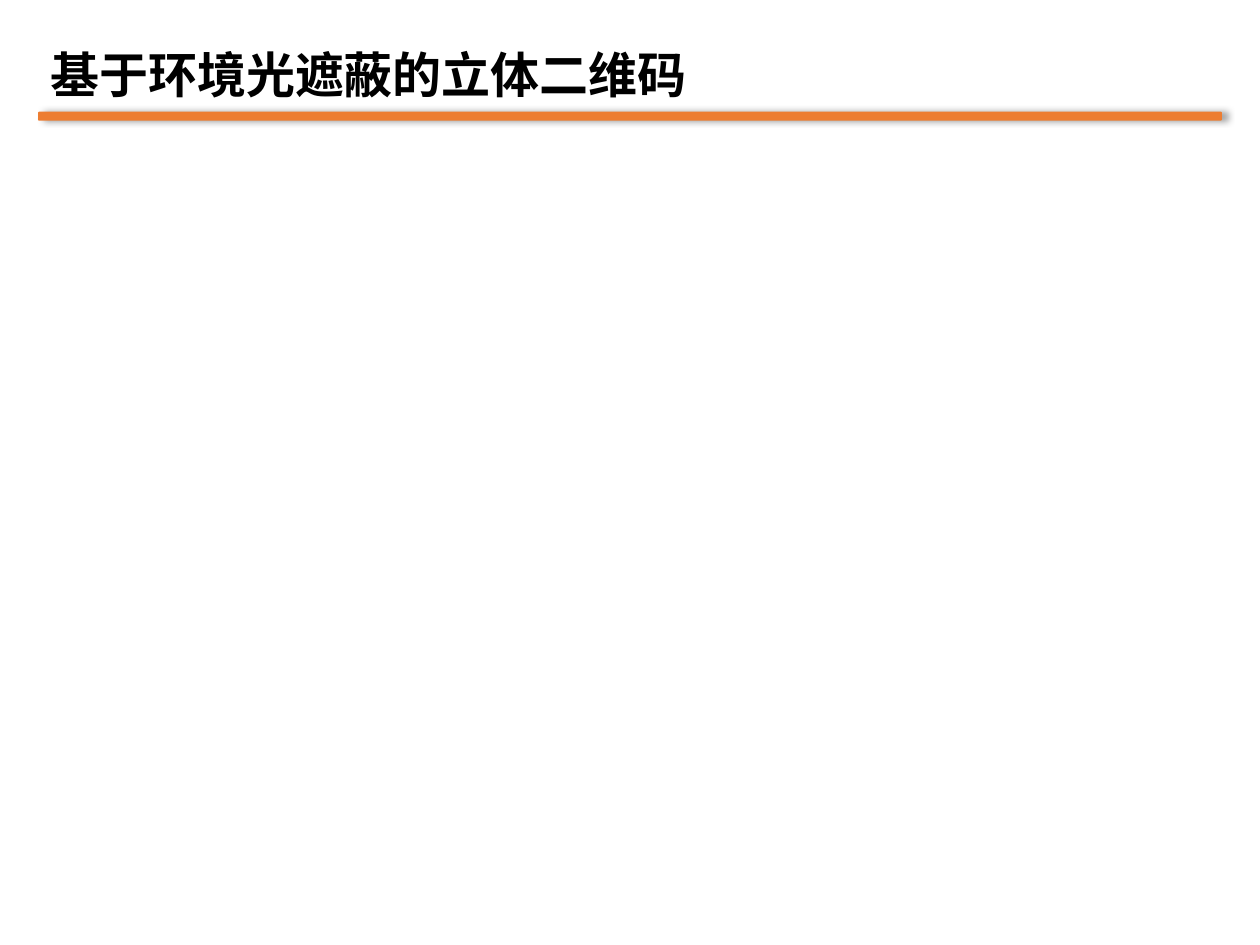
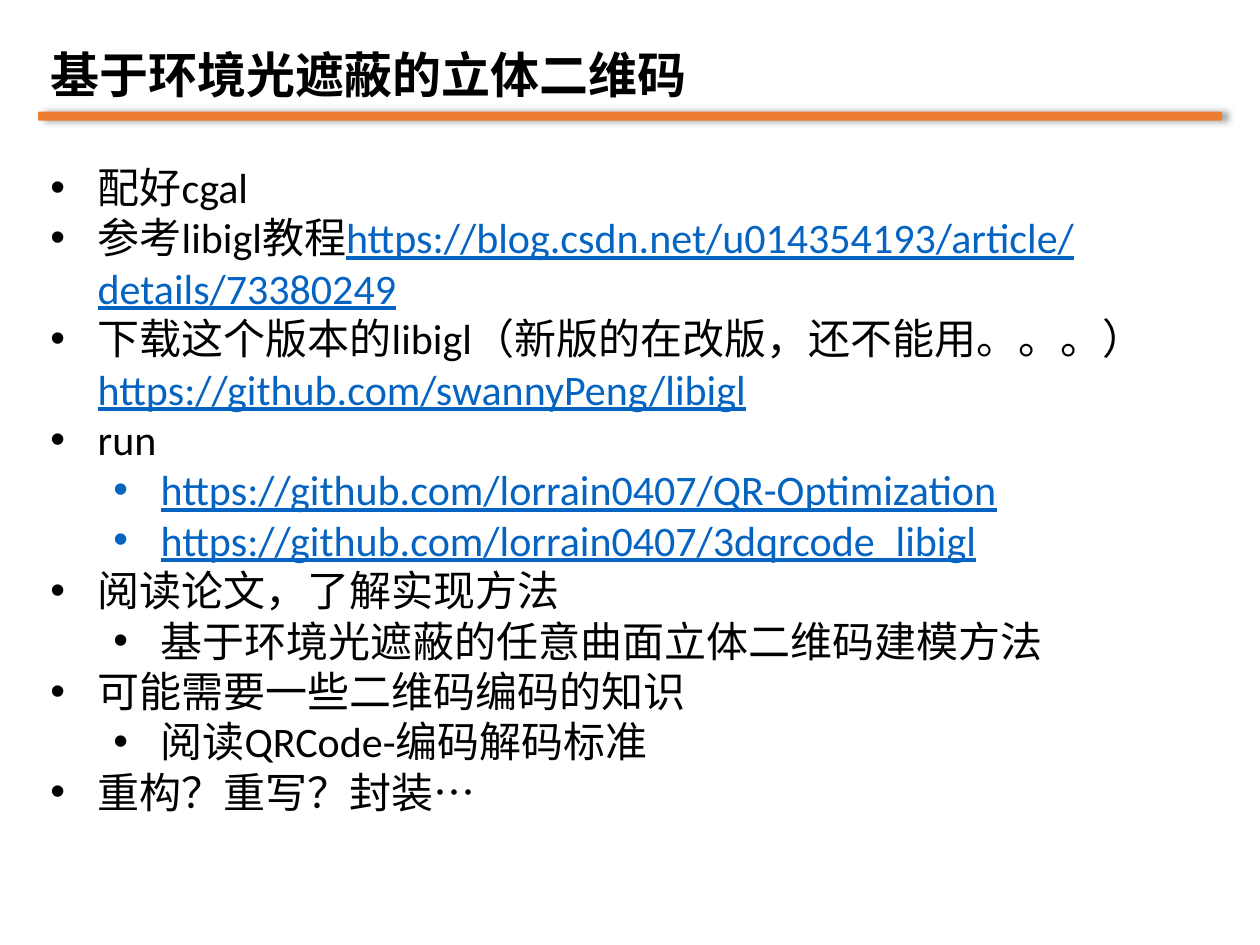
Before and after one commit to 3dincrement/Online-3D-QR-Codes-Generation-Website, a slide deck: slide 9 of doc/3D-QR-Code_Web.pptx (slide 6 before the commit). Drawn at 1260x945 pixels with LibreOffice and Linux fonts; fonts in the diff are those of the drawing. Boxes give left, top, right and bottom in pixels: in the first picture for what was removed or moved away, otherwise in the second. Text is boxed around its words. In the diff, an @@ line names an element or a change of style, - is before the commit and + after.

```diff
--- a/doc/3D-QR-Code_Web.pptx
+++ b/doc/3D-QR-Code_Web.pptx
@@ text added at (98,167,1144,812), 24 pt, text #0563C1, underline @@
+• 配好cgal
+• 参考libigl教程https://blog.csdn.net/u014354193/article/details/73380249
+• 下载这个版本的libigl（新版的在改版，还不能用。。。）https://github.com/swannyPeng/libigl
+• run
+  • https://github.com/lorrain0407/QR-Optimization
+  • https://github.com/lorrain0407/3dqrcode_libigl
+• 阅读论文，了解实现方法
+  • 基于环境光遮蔽的任意曲面立体二维码建模方法
+• 可能需要一些二维码编码的知识
+  • 阅读QRCode-编码解码标准
+• 重构？重写？封装…
```
Also in this commit, not shown: 1 other slide changed, 3 slides added, 1 other file.
